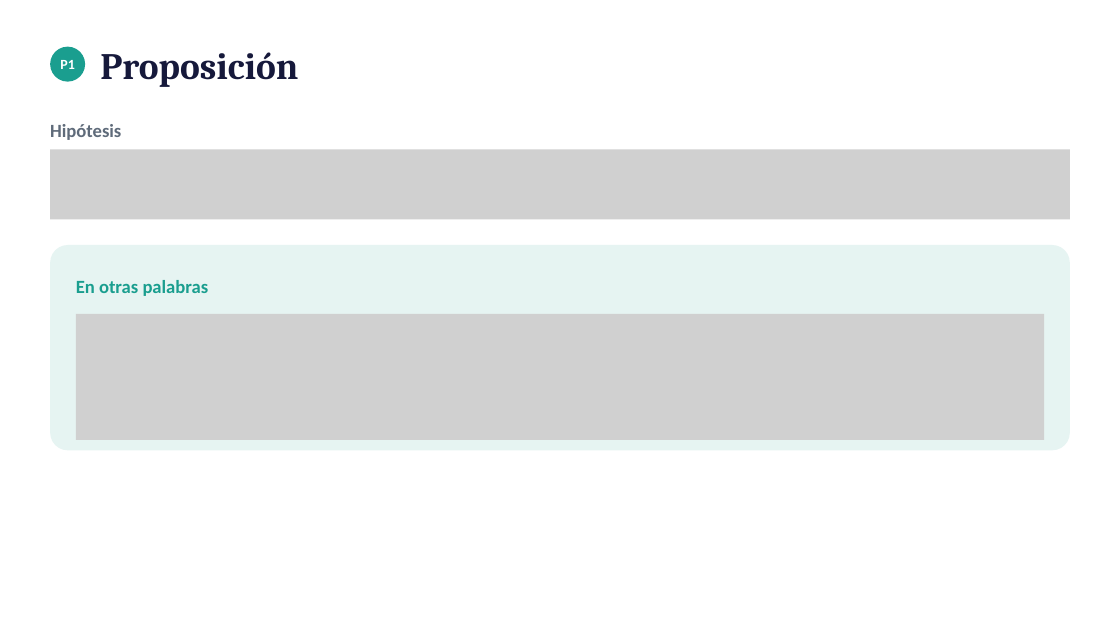
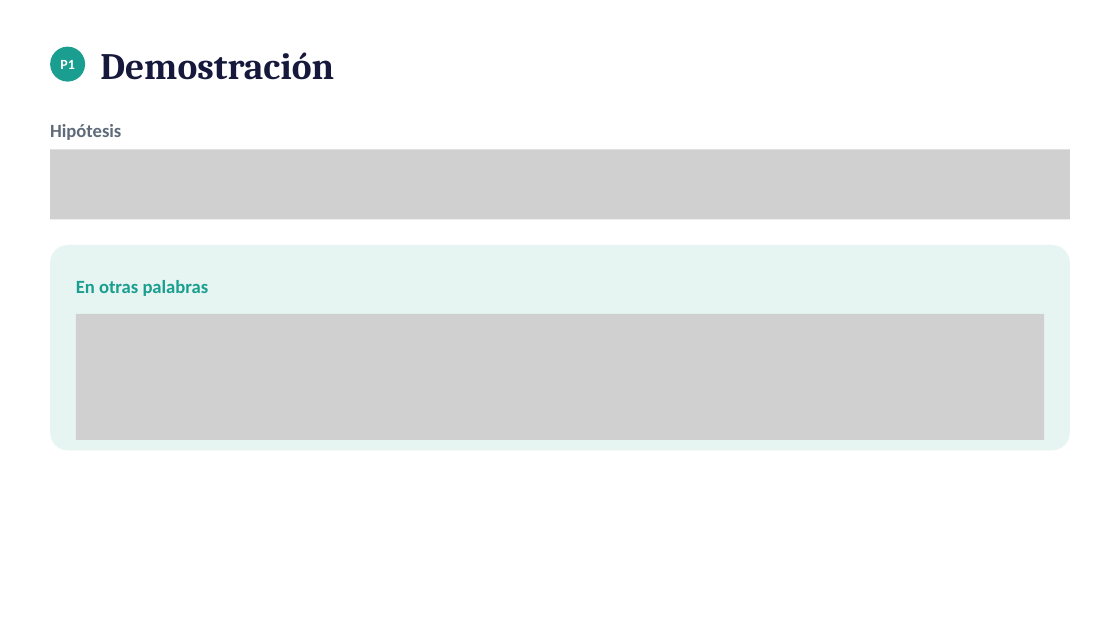
Before and after one commit to tomasSiSa18/TesisPregrado, a slide deck: slide 3 of PresentacionSemana8/PresentacionSemana8.pptx. Drawn at 1120x630 pixels with LibreOffice and Linux fonts; fonts in the diff are those of the drawing; grey boxes stand for pictures. Boxes give left, top, right and bottom in pixels: in the first picture for what was removed or moved away, otherwise in the second. Text is boxed around its words. In the diff, an @@ line names an element or a change of style, - is before the commit and + after.

```diff
--- a/PresentacionSemana8/PresentacionSemana8.pptx
+++ b/PresentacionSemana8/PresentacionSemana8.pptx
@@ text at <box>100,52,334,80</box>: text changed @@
-Proposición
+Demostración
```
Also in this commit, not shown: 2 other slides changed, 2 other files.
